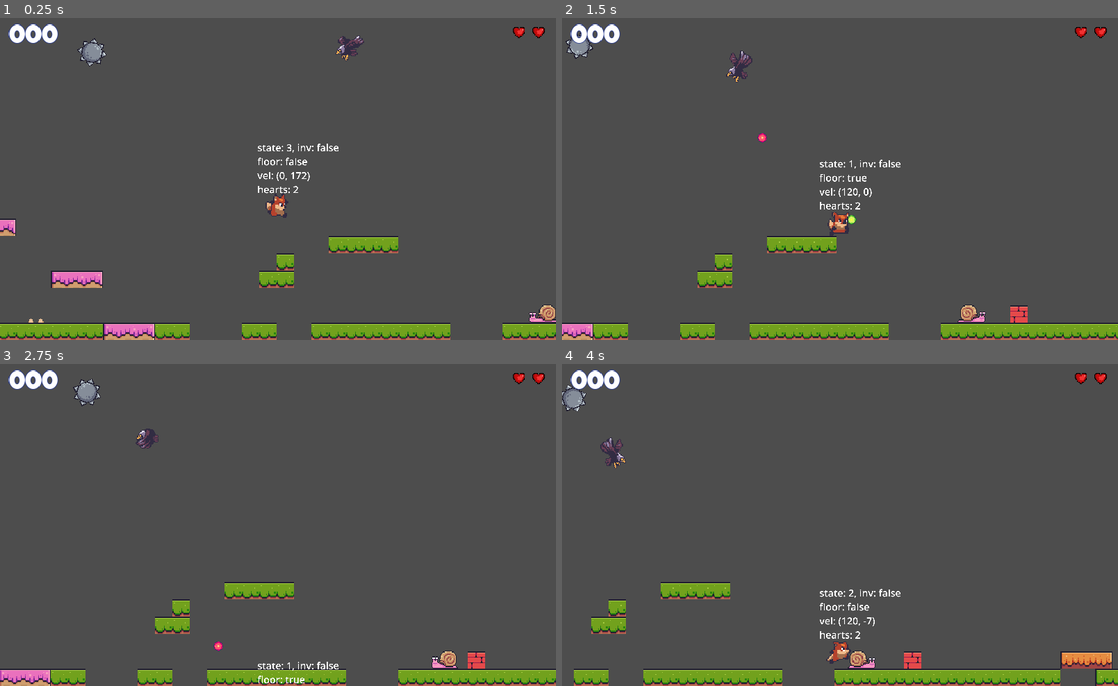
Above: before the commit, frames 1-4 (two rows, left to right).
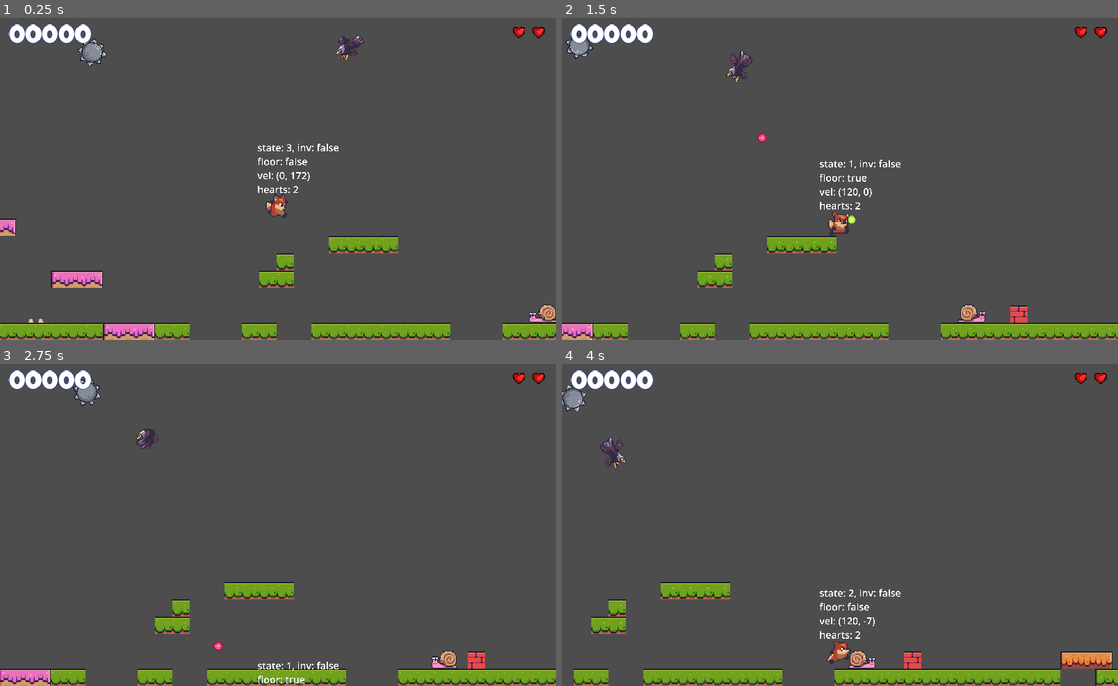
Above: after the commit, the same moments.

Repository: justknick/FoxyAntics
Game: Godot game, scene res://scenes/level_base/level_base.tscn
The game is run twice, just before and just after one commit, with the same random seed, the same clock (stepped at 60 frames per second) and the same inputs.
Inputs:
- Up to frame 1 (0.25 s): no input
- Up to frame 2 (1.5 s): hold D (right) from 0.53 s (still down); tap Space (jump) at 0.6, 0.77, 1.07 s; tap Ctrl (shoot) at 1.35 s
- Up to frame 3 (2.75 s): tap Space (jump) at 1.52, 1.55, 1.82, 2.1 s; release D (right) at 2.03 s; hold A (left) from 2.03 s (still down)
- Up to frame 4 (4 s): release A (left) at 2.78 s; hold D (right) from 2.78 s (still down); tap Ctrl (shoot) at 2.85 s; tap Space (jump) at 3.02, 3.05, 3.32, 3.6, 3.77 s

The runs differ from the first frame. In frame 1, 0.3% of the frame differs, in the area x 10-17%, y 1-8%; in frame 2, 0.3%; in frame 3, 0.3%; in frame 4, 0.3%.

Commit message:
Section 162.36-163.37 - Scoring and Persistent Scoring //

Diff:
--- a/project.godot
+++ b/project.godot
@@ -18,6 +18,7 @@
 [autoload]
 
 SoundManager="*res://singletons/sound_manager.gd"
+ScoreManager="*res://singletons/score_manager.gd"
 SignalManager="*res://singletons/signal_manager.gd"
 
 [display]
--- a/scenes/enemy/enemy_base.gd
+++ b/scenes/enemy/enemy_base.gd
@@ -34,7 +34,8 @@
 	if _dying == true:
 		return
 
-	#below also plays sounds, pickups, and explosions(done)
+	#below also plays sounds, pickups(done), and explosions(done)
+	SignalManager.on_pickup_hit.emit(points)
 	SignalManager.on_create_object.emit(global_position, Constants.ObjectType.EXPLOSION)
 	SignalManager.on_create_object.emit(global_position, Constants.ObjectType.PICKUP)
 
--- a/scenes/game_objects/bullet/bullet_base.gd
+++ b/scenes/game_objects/bullet/bullet_base.gd
@@ -33,4 +33,5 @@
 
 func _on_area_entered(_area: Area2D) -> void:
 	#print("bullet hit ", area)
+	#SignalManager.on_enemy_hit.emit()
 	queue_free()
--- a/scenes/level_base/level_base.gd
+++ b/scenes/level_base/level_base.gd
@@ -15,6 +15,6 @@
 func on_game_over() -> void:
 	#get all moveable objects to freeze
 	for moveable in get_tree().get_nodes_in_group(Constants.MOVEABLES_GROUP):
-		print("freeing ", moveable)
+		#print("freezing ", moveable)
 		moveable.set_physics_process(false)
 		moveable.set_process(false)
--- a/scenes/level_base/level_base.tscn
+++ b/scenes/level_base/level_base.tscn
@@ -36,21 +36,19 @@
 
 [node name="EnemySnail" parent="Enemies" instance=ExtResource("5_2v8bx")]
 position = Vector2(539, -26)
+speed = 30.0
+points = 1
 
 [node name="EnemyFrog" parent="Enemies" instance=ExtResource("6_y6rx7")]
 position = Vector2(-108, -188)
-points = null
-jump_timer_min = null
-jump_timer_max = null
 
 [node name="Eagle" parent="Enemies" instance=ExtResource("7_8j2p3")]
 position = Vector2(363, -274)
-points = null
 
-[node name="Hazards" type="Node2D" parent="." groups=["Moveables"]]
+[node name="Hazards" type="Node2D" parent="."]
 z_index = -1
 
-[node name="Path2D" type="Path2D" parent="Hazards" groups=["Moveables"]]
+[node name="Path2D" type="Path2D" parent="Hazards"]
 position = Vector2(-7.99479, 1.52942)
 scale = Vector2(1.02604, 1.0098)
 curve = SubResource("Curve2D_vdb3g")
--- a/scenes/ui/hud.gd
+++ b/scenes/ui/hud.gd
@@ -14,10 +14,16 @@
 	SignalManager.on_player_hit.connect(update_hearts_display)
 	SignalManager.on_game_started.connect(update_hearts_display)
 	SignalManager.on_game_over.connect(on_game_over)
+	SignalManager.on_score_update.connect(on_score_update)
+	on_score_update(ScoreManager.get_score())
 
 
 func game_over_controls() -> void:
 	pass
+
+
+func on_score_update(score: int) -> void:
+	score_label.text = "%05d" % score
 
 
 func update_hearts_display(lives: int) -> void:
--- a/scenes/ui/hud.tscn
+++ b/scenes/ui/hud.tscn
@@ -34,7 +34,7 @@
 [node name="ScoreLabel" type="Label" parent="MarginContainer/HBoxContainer"]
 layout_mode = 2
 size_flags_horizontal = 3
-text = "000"
+text = "#####"
 label_settings = ExtResource("1_r1mm4")
 vertical_alignment = 1
 
--- /dev/null
+++ b/singletons/score_manager.gd
@@ -0,0 +1,65 @@
+extends Node
+
+const SCORE_SAVE_DATA: String = "user://FoxySave.json"
+const MAX_SCORE_ENTRY = 10
+
+var _score: int = 0
+var _score_history: Array = []
+
+
+func _ready() -> void:
+	SignalManager.on_enemy_hit.connect(update_score)
+	SignalManager.on_pickup_hit.connect(update_score)
+	SignalManager.on_game_over.connect(on_game_over)
+	load_save_data()
+
+
+func load_save_data() -> void:
+	_score_history.clear()
+	var file = FileAccess.open(SCORE_SAVE_DATA, FileAccess.READ)
+	if file:
+		var text: String = file.get_as_text()
+		if text && text.length() > 0:
+			_score_history = JSON.parse_string(file.get_as_text())
+		#else:
+			#print("save found, but with no text ")
+		file.close()
+	else:
+		print("no save found. creating save file..")
+		save_score()
+
+	_score_history.sort_custom(compare_scores)
+	print("loaded scores ", _score_history)
+
+
+func compare_scores(a, b):
+	# will sort list in decending order
+	return b.score < a.score
+
+
+func save_score() -> void:
+	_score_history.sort_custom(compare_scores)
+	var file = FileAccess.open(SCORE_SAVE_DATA, FileAccess.WRITE)
+	if file:
+		file.store_string(JSON.stringify(_score_history.slice(0, MAX_SCORE_ENTRY)))
+		file.close()
+	print("score saved")
+
+
+func update_score(points: int) -> void:
+	_score += points
+	SignalManager.on_score_update.emit(_score)
+
+
+func on_game_over() -> void:
+	_score_history.append({"score": _score})
+	print("score(s) are ", _score_history)
+	save_score()
+
+
+func reset_score() -> void:
+	_score = 0
+
+
+func get_score() -> int:
+	return _score
--- a/singletons/signal_manager.gd
+++ b/singletons/signal_manager.gd
@@ -3,6 +3,8 @@
 signal on_create_bullet(pos: Vector2, direction: Vector2, speed: float, lifespan: float, type: Constants.ObjectType)
 signal on_create_object(pos: Vector2, type: Constants.ObjectType)
 signal on_pickup_hit(points: int)
+signal on_enemy_hit(points: int)
+signal on_score_update(points: int)
 signal on_game_over
 signal on_player_hit(lives: int)
 signal on_game_started(lives: int)
